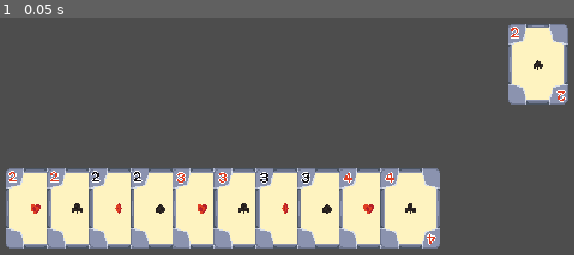
Above: before the commit, frame 1.
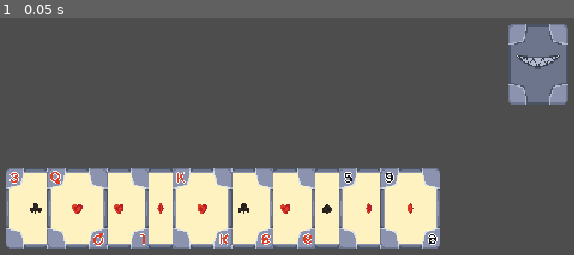
Above: after the commit, the same moment.

Repository: RajwolChapagain/IEEE-Game-Jam
Game: Godot game, scene res://scenes/game.tscn
Same seed, same stepped clock (60 frames per second), same inputs: the game is played once before the commit and once after it. This scene is started directly instead of the project's main scene.
Inputs:
- Up to frame 1 (0.05 s): no input

The runs differ from the first frame. In frame 1, 6.2% of the frame differs, in the area x 1-99%, y 2-97%.

Commit message:
fixing deck

Diff:
--- a/scripts/card.gd
+++ b/scripts/card.gd
@@ -1,4 +1,5 @@
 extends Area2D
+class_name Card
 
 enum RANK {TWO, THREE, FOUR, FIVE, SIX, SEVEN, EIGHT, NINE, TEN, JACK, QUEEN, KING, ACE}
 enum SUIT {SPADE, CLUB, DIAMOND, HEART}
--- a/scripts/deck.gd
+++ b/scripts/deck.gd
@@ -9,23 +9,26 @@
 
 func _ready():
 	initialize_deck()
+	if is_default:
+		deck.shuffle()
 	for card in deck:
 		print(str(card.rank) + " " + str(card.suit))
 
 func initialize_deck():
-	var card = card_scene.instantiate()
 	if is_default:
-		for i in range(0, card.RANK.values().size()):
-			for j in range(0, card.SUIT.values().size()):
-				card = card_scene.instantiate()
+		for i in range(0, Card.RANK.values().size()):
+			for j in range(0, Card.SUIT.values().size()):
+				var card = card_scene.instantiate()
 				card.rank = i
 				card.suit = j
 				card.type = card.TYPE.NORMAL
+				card.face_up = false
+				card.update_card()
 				deck.append(card)
 				add_child(card)
 	else:
 		for i in range(1, deck_size):
-			card = card_scene.instantiate()
+			var card = card_scene.instantiate()
 			deck.append(card)
 			add_child(card)
 
--- a/scripts/game.gd
+++ b/scripts/game.gd
@@ -8,9 +8,12 @@
 func _ready() -> void:
 	deal(10)
 	print("dealt cards: \n")
-	print(dealt_card)
+	for card in dealt_card:
+		print(str(card.rank) + " " + str(card.suit))
 
 func deal(deal_size: int):
 	for i in range(0, deal_size):
 		dealt_card.append(deck.deck[i])
+		dealt_card[i].face_up = true
 		dealt_card[i].global_position = dealt_positions[i].global_position
+		dealt_card[i].update_card()
